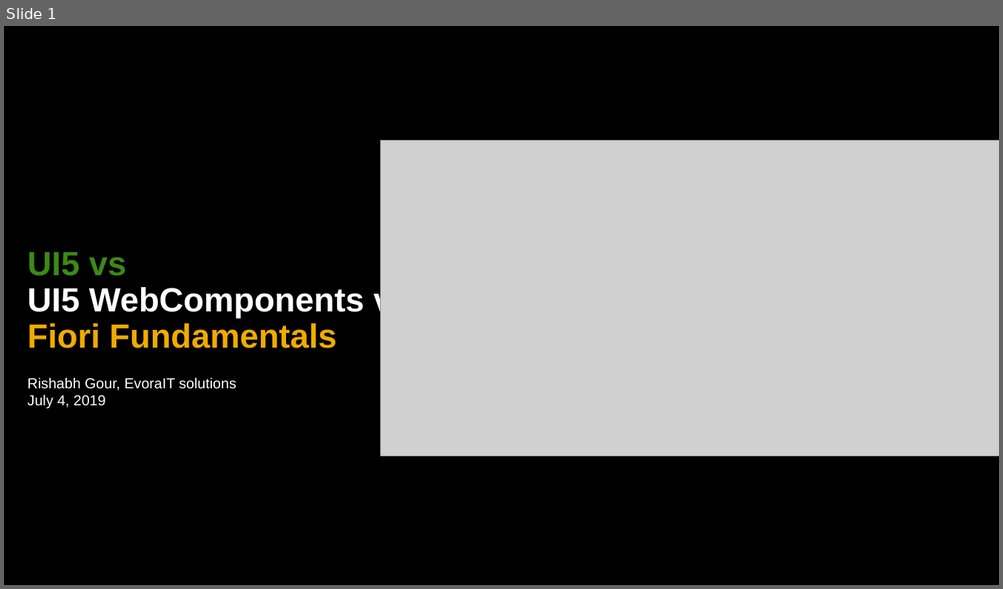
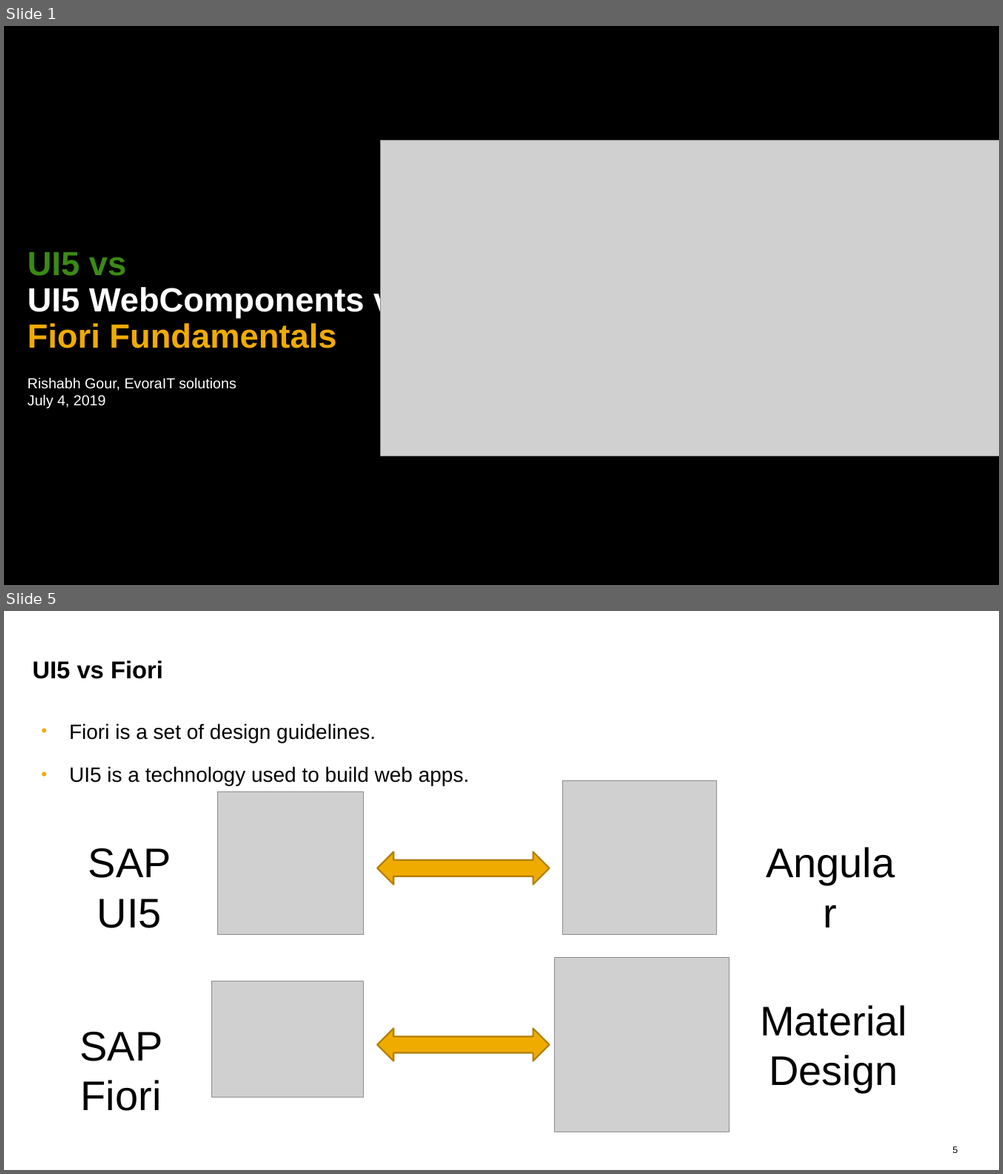
Before and after one commit to rishabh62/UI5con, a slide deck: UI5con.pptx. Shown one above the other, each under a label of ours: slide 1 before the commit, slides 1 and 5 after it; the slides between them are not shown. The pictures are 1003x589 and 1003x1174 pixels, drawn with LibreOffice and Linux fonts; fonts in the diff are those of the drawing; grey boxes stand for pictures. Boxes give left, top, right and bottom in pixels: in the first picture for what was removed or moved away, otherwise in the second. Text is boxed around its words. In the diff, an @@ line names an element or a change of style, - is before the commit and + after.

```diff
--- a/UI5con.pptx
+++ b/UI5con.pptx
@@ slide 5 added at box(4, 611, 999, 1170), background #FFFFFF @@
@@ text added at box(32, 661, 163, 679), 23.4 pt, text #000000, bold @@
+UI5 vs Fiori
@@ text added at box(69, 723, 469, 786), 20 pt, text #000000 @@
+• Fiori is a set of design guidelines.
+• UI5 is a technology used to build web apps.
@@ picture added at box(563, 781, 716, 934) @@
@@ picture added at box(217, 792, 364, 934) @@
@@ text added at box(88, 849, 171, 928), 40 pt, text #000000 @@
+SAP UI5
@@ left right arrow added at box(377, 851, 549, 885), fill #F0AB00, outline #B27F00 1.5 pt @@
@@ text added at box(757, 833, 903, 891), 40 pt, text #000000 @@
+Angular
@@ picture added at box(555, 957, 728, 1132) @@
@@ picture added at box(212, 982, 364, 1098) @@
@@ text added at box(760, 1005, 907, 1093), 40 pt, text #000000 @@
+Material Design
@@ text added at box(80, 1032, 163, 1111), 40 pt, text #000000 @@
+SAP Fiori
@@ left right arrow added at box(377, 1028, 549, 1062), fill #F0AB00, outline #B27F00 1.5 pt @@
@@ page number added at box(952, 1147, 957, 1153), 9 pt, text #000000 @@
+5
```
Also in this commit, not shown: 1 slide changed, 15 other slides added, 2 slides removed.
